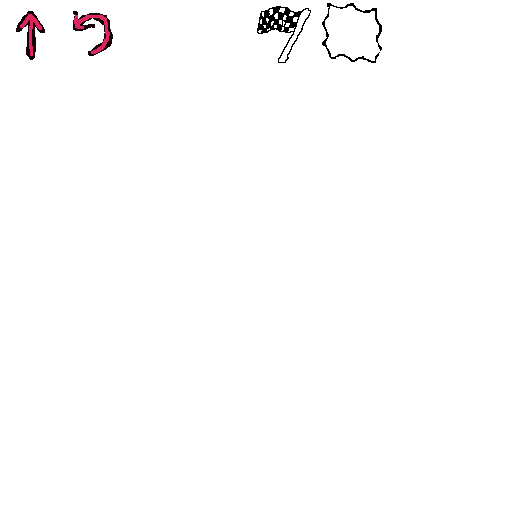
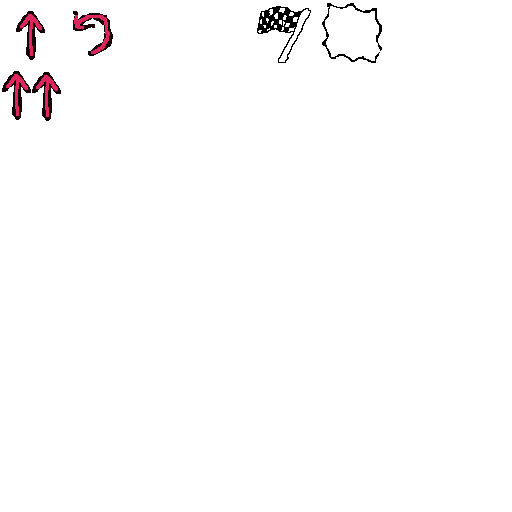
Revision of a layered (512, 512) image; what changed, layer by layer:
painted on "Dot" over box(6, 74, 58, 117)
painted on "Background" over box(2, 71, 61, 121)
